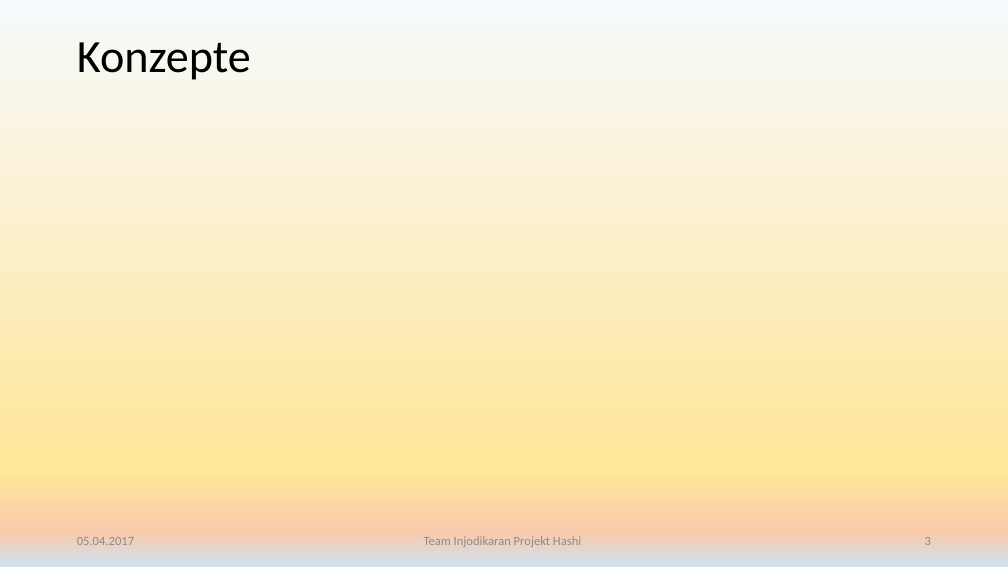
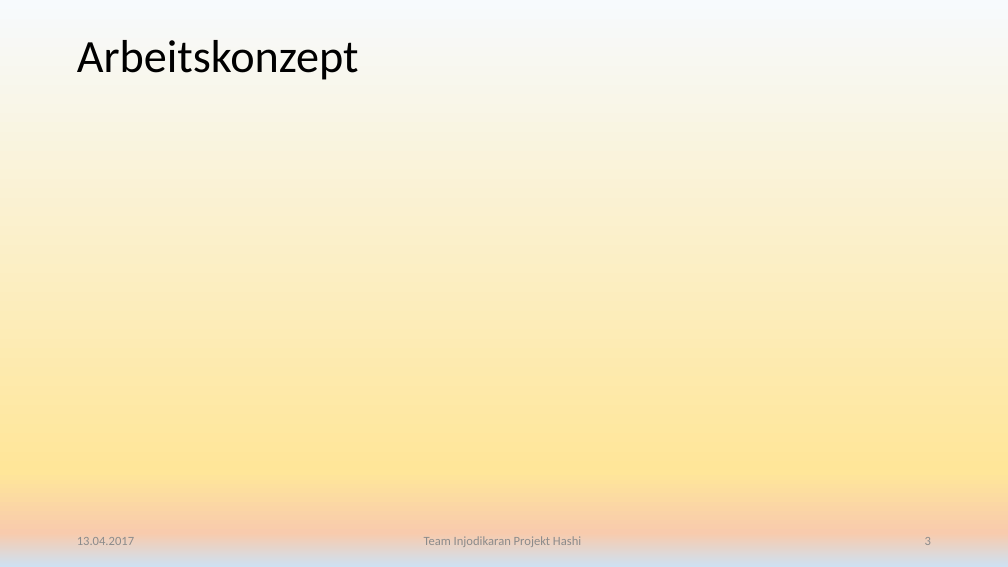
Before and after one commit to Injodikaran/AVR, a slide deck: slide 3 of Doku & Präsi/Präsentation Projekt Sudoku.pptx. Drawn at 1008x567 pixels with LibreOffice and Linux fonts; fonts in the diff are those of the drawing. Boxes give left, top, right and bottom in pixels: in the first picture for what was removed or moved away, otherwise in the second. Text is boxed around its words. In the diff, an @@ line names an element or a change of style, - is before the commit and + after.

```diff
--- a/Doku & Präsi/Präsentation Projekt Sudoku.pptx
+++ b/Doku & Präsi/Präsentation Projekt Sudoku.pptx
@@ title at [77,40,359,80]: text changed @@
-Konzepte
+Arbeitskonzept
@@ text at [77,537,134,545]: text changed @@
-05.04.2017
+13.04.2017
```
Also in this commit, not shown: 9 other slides changed, 2 slides added, 1 other file.
